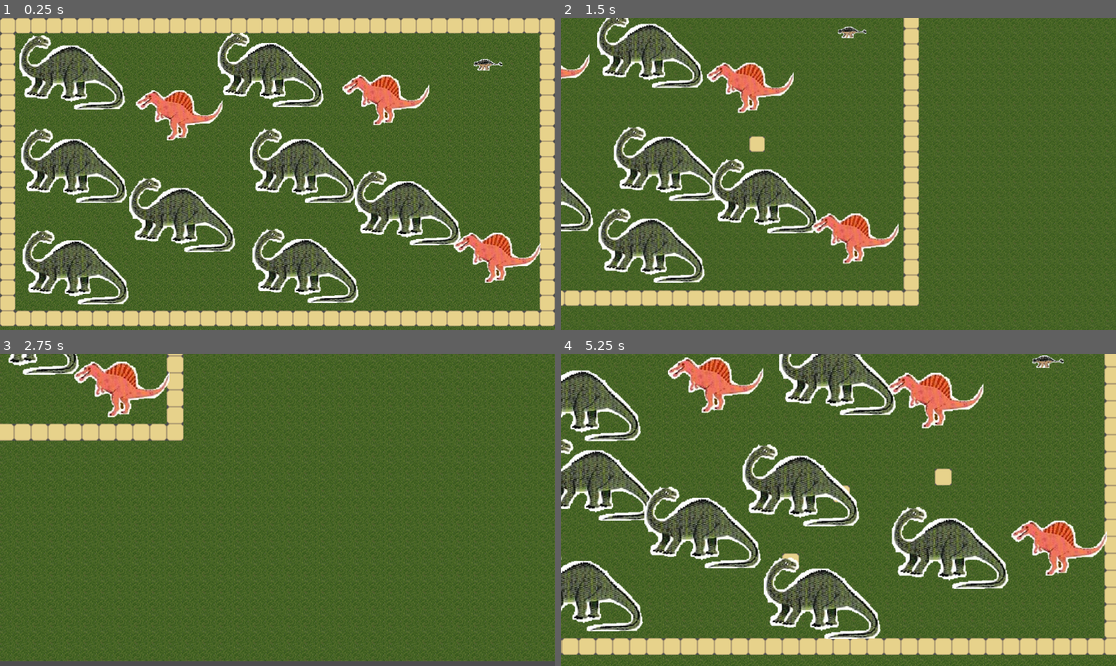
Above: before the commit, frames 1-4 (two rows, left to right).
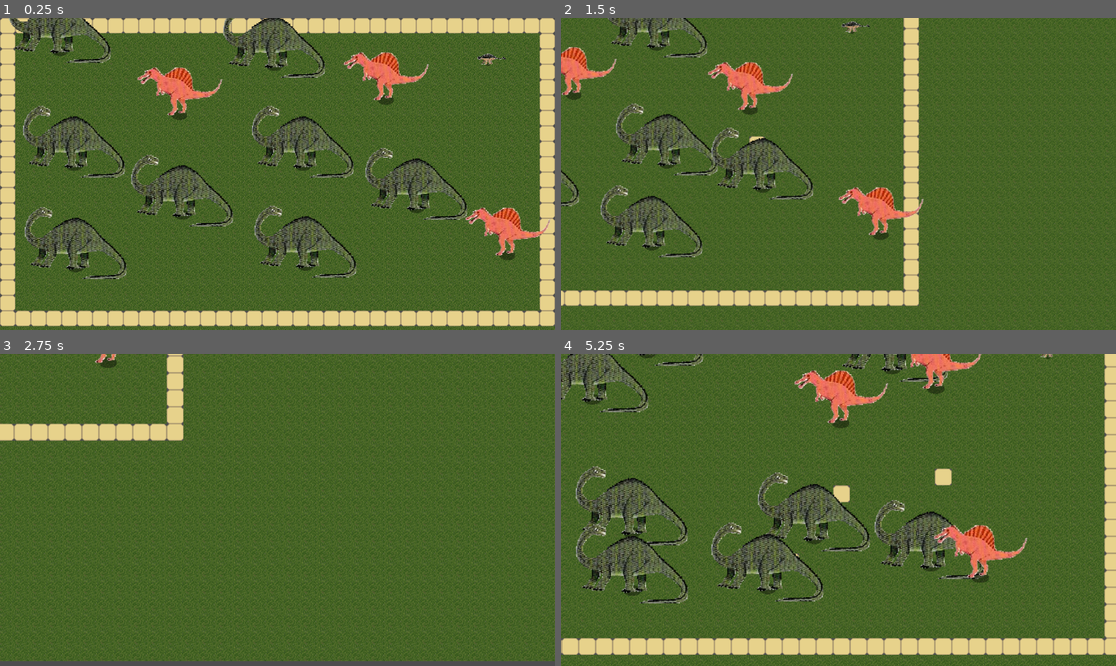
Above: after the commit, the same moments.

Repository: twiederk/DinoZoo
Game: Godot game, scene res://scenes/main.tscn
Two runs of this game, one before a commit and one after it. Both use one fixed random seed, a clock stepped at 60 frames per second and the inputs below.
Inputs (mouse positions are in pixels of both pictures, inside the frame that each line leads up to):
- Up to frame 1 (0.25 s): no input
- Up to frame 2 (1.5 s): move the mouse to (960, 158) at 0.52 s; hold Right (right) 0.53-1.28 s; tap A (zoom_in) at 0.6 s; click (960, 158) at 0.67 s; move the mouse to (727, 189) at 1.27 s; hold Down (down) from 1.28 s (still down); tap Z (zoom_out) at 1.35 s
- Up to frame 3 (2.75 s): move the mouse to (333, 441) at 2.02 s; release Down (down) at 2.03 s; hold Right (right) from 2.03 s (still down); tap A (zoom_in) at 2.1 s
- Up to frame 4 (5.25 s): move the mouse to (810, 572) at 2.77 s; release Right (right) at 2.78 s; hold Up (up) 2.78-3.53 s; tap Z (zoom_out) at 2.85, 4.35 s; click (810, 572) at 2.92 s; move the mouse to (1005, 556) at 3.52 s; hold Left (left) 3.53-5.03 s; tap A (zoom_in) at 3.6, 5.1 s; move the mouse to (672, 463) at 4.27 s; move the mouse to (866, 510) at 5.02 s; hold Down (down) from 5.03 s (still down); click (866, 510) at 5.17 s

The runs differ from the first frame. In frame 1, 30% of the frame differs, in the area x 1-100%, y 0-92%; in frame 2, 16%; in frame 3, 2.0%; in frame 4, 30%.

Commit message:
Added YSort Added shadows to dinos

Diff:
--- a/project.godot
+++ b/project.godot
@@ -11,7 +11,7 @@
 [application]
 
 config/name="DinoZoo"
-config/description="0.4.0"
+config/description="0.5.0-SNAPSHOT"
 run/main_scene="res://scenes/Main.tscn"
 config/features=PackedStringArray("4.0", "Forward Plus")
 config/icon="res://icon.svg"
--- a/resources/Ankylosaurus.tres
+++ b/resources/Ankylosaurus.tres
@@ -1,11 +1,14 @@
-[gd_resource type="Resource" script_class="DinoResource" load_steps=4 format=3 uid="uid://ugr5bubxkc6e"]
+[gd_resource type="Resource" script_class="DinoResource" load_steps=5 format=3 uid="uid://nh0j561222eu"]
 
-[ext_resource type="Shape2D" uid="uid://bak6chna0op8t" path="res://resources/AnkylosaurusCollisionShape.tres" id="1_qbs8n"]
+[ext_resource type="Shape2D" uid="uid://bokmidrkpkp4x" path="res://resources/AnkylosaurusCollisionShape.tres" id="1_qbs8n"]
 [ext_resource type="Script" path="res://scripts/DinoResource.gd" id="2_1xobt"]
+[ext_resource type="Texture2D" uid="uid://xfo8nc8ksn83" path="res://assets/shadows/SmallShadow.png" id="3_iq27n"]
 [ext_resource type="Texture2D" uid="uid://d36c5vlmh5n7h" path="res://assets/Ankylosaurus.png" id="3_vono7"]
 
 [resource]
 script = ExtResource("2_1xobt")
+center = Vector2(7, -12)
 speed = 20
 texture = ExtResource("3_vono7")
+shadow = ExtResource("3_iq27n")
 collision_shape = ExtResource("1_qbs8n")
--- a/resources/AnkylosaurusCollisionShape.tres
+++ b/resources/AnkylosaurusCollisionShape.tres
@@ -1,4 +1,5 @@
-[gd_resource type="RectangleShape2D" format=3 uid="uid://bak6chna0op8t"]
+[gd_resource type="CapsuleShape2D" format=3 uid="uid://bokmidrkpkp4x"]
 
 [resource]
-size = Vector2(60, 20)
+radius = 6.0
+height = 26.0
--- a/resources/Brontosaurus.tres
+++ b/resources/Brontosaurus.tres
@@ -1,11 +1,14 @@
-[gd_resource type="Resource" script_class="DinoResource" load_steps=4 format=3 uid="uid://b875y30qak5e5"]
+[gd_resource type="Resource" script_class="DinoResource" load_steps=5 format=3 uid="uid://dnvb508j4m31m"]
 
-[ext_resource type="Shape2D" uid="uid://dceobx0rw6kot" path="res://resources/BrontosaurusCollisionShape.tres" id="1_gxkww"]
+[ext_resource type="Shape2D" uid="uid://co8cr8mpfbfri" path="res://resources/BrontosaurusCollisionShape.tres" id="1_gxkww"]
 [ext_resource type="Script" path="res://scripts/DinoResource.gd" id="2_kijfu"]
 [ext_resource type="Texture2D" uid="uid://tjw55uv23545" path="res://assets/Brontosaurus.png" id="3_3wum0"]
+[ext_resource type="Texture2D" uid="uid://cpsphdr6v0gpo" path="res://assets/shadows/LargeShadow.png" id="3_kb7hk"]
 
 [resource]
 script = ExtResource("2_kijfu")
+center = Vector2(0, -50)
 speed = 30
 texture = ExtResource("3_3wum0")
+shadow = ExtResource("3_kb7hk")
 collision_shape = ExtResource("1_gxkww")
--- a/resources/BrontosaurusCollisionShape.tres
+++ b/resources/BrontosaurusCollisionShape.tres
@@ -1,4 +1,4 @@
-[gd_resource type="RectangleShape2D" format=3 uid="uid://dceobx0rw6kot"]
+[gd_resource type="CapsuleShape2D" format=3 uid="uid://co8cr8mpfbfri"]
 
 [resource]
-size = Vector2(200, 150)
+height = 174.0
--- a/resources/Spinosaurus.tres
+++ b/resources/Spinosaurus.tres
@@ -1,11 +1,14 @@
-[gd_resource type="Resource" script_class="DinoResource" load_steps=4 format=3 uid="uid://bydll63v0cdk8"]
+[gd_resource type="Resource" script_class="DinoResource" load_steps=5 format=3 uid="uid://bbhf68ln3h5sx"]
 
-[ext_resource type="Shape2D" uid="uid://cvojsexnntxw1" path="res://resources/SpinosaurusCollisionShape.tres" id="1_jaqgk"]
+[ext_resource type="Shape2D" uid="uid://bhqn1issybc27" path="res://resources/SpinosaurusCollisionShape.tres" id="1_jaqgk"]
 [ext_resource type="Script" path="res://scripts/DinoResource.gd" id="2_48vlx"]
 [ext_resource type="Texture2D" uid="uid://77blwi3ryjuq" path="res://assets/Spinosaurus.png" id="3_2wwi6"]
+[ext_resource type="Texture2D" uid="uid://cpsphdr6v0gpo" path="res://assets/shadows/LargeShadow.png" id="3_i8y00"]
 
 [resource]
 script = ExtResource("2_48vlx")
+center = Vector2(0, -50)
 speed = 50
 texture = ExtResource("3_2wwi6")
+shadow = ExtResource("3_i8y00")
 collision_shape = ExtResource("1_jaqgk")
--- a/resources/SpinosaurusCollisionShape.tres
+++ b/resources/SpinosaurusCollisionShape.tres
@@ -1,4 +1,4 @@
-[gd_resource type="RectangleShape2D" format=3 uid="uid://cvojsexnntxw1"]
+[gd_resource type="CapsuleShape2D" format=3 uid="uid://bhqn1issybc27"]
 
 [resource]
-size = Vector2(170, 100)
+height = 52.0
--- a/scenes/Dino.tscn
+++ b/scenes/Dino.tscn
@@ -1,10 +1,18 @@
-[gd_scene load_steps=2 format=3 uid="uid://bjnpvg8tdxssy"]
+[gd_scene load_steps=4 format=3 uid="uid://bjnpvg8tdxssy"]
 
 [ext_resource type="Script" path="res://scripts/Dino.gd" id="1_763so"]
+[ext_resource type="Texture2D" uid="uid://77blwi3ryjuq" path="res://assets/Spinosaurus.png" id="2_s7sys"]
+[ext_resource type="Shape2D" uid="uid://bhqn1issybc27" path="res://resources/SpinosaurusCollisionShape.tres" id="3_a2cw7"]
 
 [node name="Dino" type="CharacterBody2D"]
 script = ExtResource("1_763so")
 
+[node name="ShadowSprite" type="Sprite2D" parent="."]
+
 [node name="Sprite" type="Sprite2D" parent="."]
+position = Vector2(0, -50)
+texture = ExtResource("2_s7sys")
 
 [node name="CollisionShape2D" type="CollisionShape2D" parent="."]
+rotation = 1.5708
+shape = ExtResource("3_a2cw7")
--- a/scenes/main.tscn
+++ b/scenes/main.tscn
@@ -6,6 +6,7 @@
 [ext_resource type="PackedScene" uid="uid://dw52qcb8e53dg" path="res://scenes/Camera.tscn" id="4_hapxx"]
 
 [node name="Main" type="Node2D"]
+y_sort_enabled = true
 script = ExtResource("1_l4hw8")
 
 [node name="TileMap" type="TileMap" parent="."]
--- a/scripts/Dino.gd
+++ b/scripts/Dino.gd
@@ -17,6 +17,7 @@
 	]
 
 @onready var sprite = $Sprite
+@onready var shadow_sprite = $ShadowSprite
 @onready var collision_shape = $CollisionShape2D
 
 
@@ -24,6 +25,8 @@
 	randomize()
 	var dino = dinos[randi() % dinos.size()]
 	speed = dino.speed
+	shadow_sprite.texture = dino.shadow
+	sprite.position = dino.center
 	sprite.texture = dino.texture
 	collision_shape.shape = dino.collision_shape
 	velocity = direction[randi() % direction.size()] * speed
--- a/scripts/DinoResource.gd
+++ b/scripts/DinoResource.gd
@@ -1,6 +1,8 @@
 class_name DinoResource
 extends Resource
 
+@export var center: Vector2 = Vector2.ZERO
 @export var speed: int = 30
 @export var texture: Texture
+@export var shadow: Texture
 @export var collision_shape: Shape2D
Binary file changed: assets/Ankylosaurus.png
Binary file changed: assets/Brontosaurus.png
Binary file changed: assets/Spinosaurus.png
Binary file added: assets/shadows/LargeShadow.png
Not shown, added: assets/shadows/LargeShadow.png.import
Binary file added: assets/shadows/MediumShadow.png
Not shown, added: assets/shadows/MediumShadow.png.import
Binary file added: assets/shadows/SmallShadow.png
Not shown, added: assets/shadows/SmallShadow.png.import
